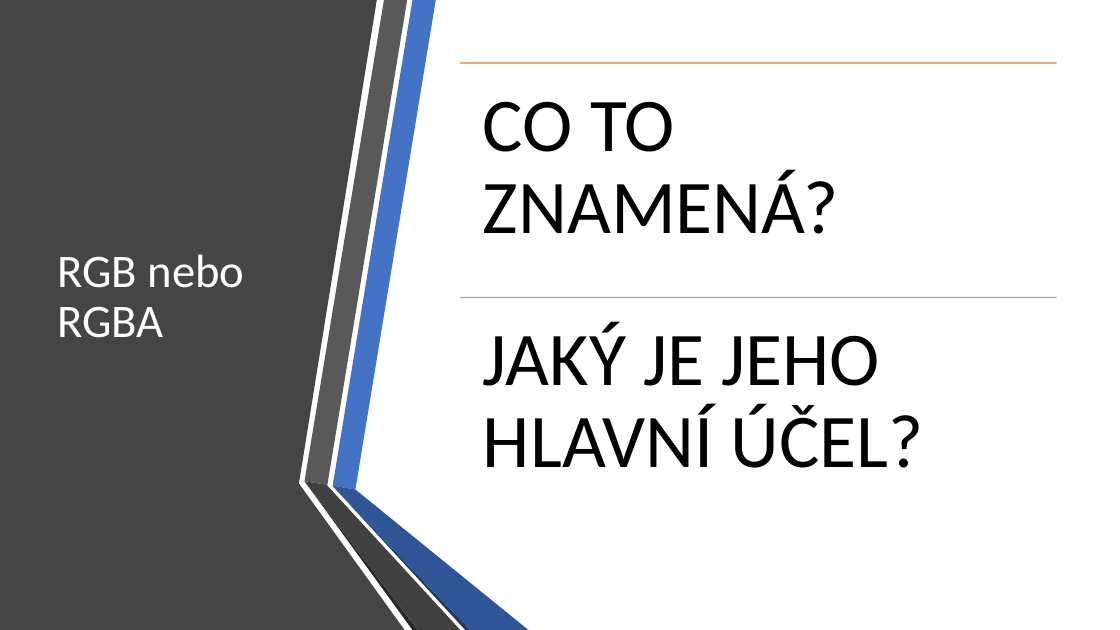
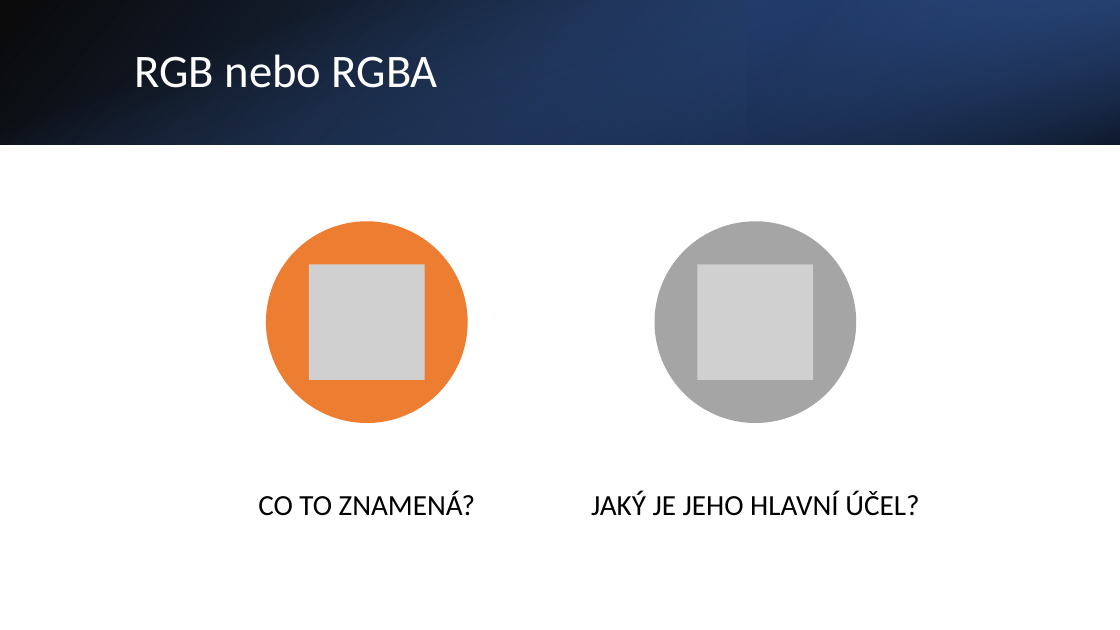
Before and after one commit to ibabayev7/barva, a slide deck: slide 4 of Presentation for IT.pptx. Drawn at 1120x630 pixels with LibreOffice and Linux fonts; fonts in the diff are those of the drawing; grey boxes stand for pictures. Boxes give left, top, right and bottom in pixels: in the first picture for what was removed or moved away, otherwise in the second. Text is boxed around its words. In the diff, an @@ line names an element or a change of style, - is before the commit and + after.

```diff
--- a/Presentation for IT.pptx
+++ b/Presentation for IT.pptx
@@ freeform shape removed at bbox=[0, 0, 405, 630] @@
@@ rectangle added at bbox=[0, 0, 1120, 145], fill gradient #000000 to #2F5597 @@
@@ rectangle added at bbox=[0, 0, 1120, 145], fill gradient #4472C4 to #000000 @@
@@ rectangle added at bbox=[747, 0, 1120, 145], fill gradient #203864 to #4472C4 @@
@@ title "RGB nebo RGBA" rewrapped from bbox=[58, 254, 245, 338] to bbox=[134, 54, 438, 88] @@
@@ line removed from (460, 63) to (1057, 63) @@
@@ group added at bbox=[266, 221, 856, 423]: 2 ellipses, 2 pictures @@
@@ line removed from (460, 297) to (1057, 297) @@
@@ text "CO TO ZNAMENÁ?" at bbox=[258, 490, 476, 516]: size 65 to 25 pt; alignment left to centre; line spacing 0.9 to 1; less space between paragraphs @@
@@ text "CO TO ZNAMENÁ?": place and size @@
-text "CO TO ZNAMENÁ?" at bbox=[483, 101, 838, 234]
+text "CO TO ZNAMENÁ?" at bbox=[258, 490, 476, 516]
@@ group removed at bbox=[305, 0, 528, 630]: 6 freeform shapes @@
@@ text "JAKÝ JE JEHO HLAVNÍ ÚČEL?": place and size @@
-text "JAKÝ JE JEHO HLAVNÍ ÚČEL?" at bbox=[483, 323, 924, 468]
+text "JAKÝ JE JEHO HLAVNÍ ÚČEL?" at bbox=[591, 490, 919, 516]
@@ text "JAKÝ JE JEHO HLAVNÍ ÚČEL?" at bbox=[591, 490, 919, 516]: size 65 to 25 pt; alignment left to centre; line spacing 0.9 to 1; less space between paragraphs @@
```
Also in this commit, not shown: 7 other slides changed, 3 slides added.
